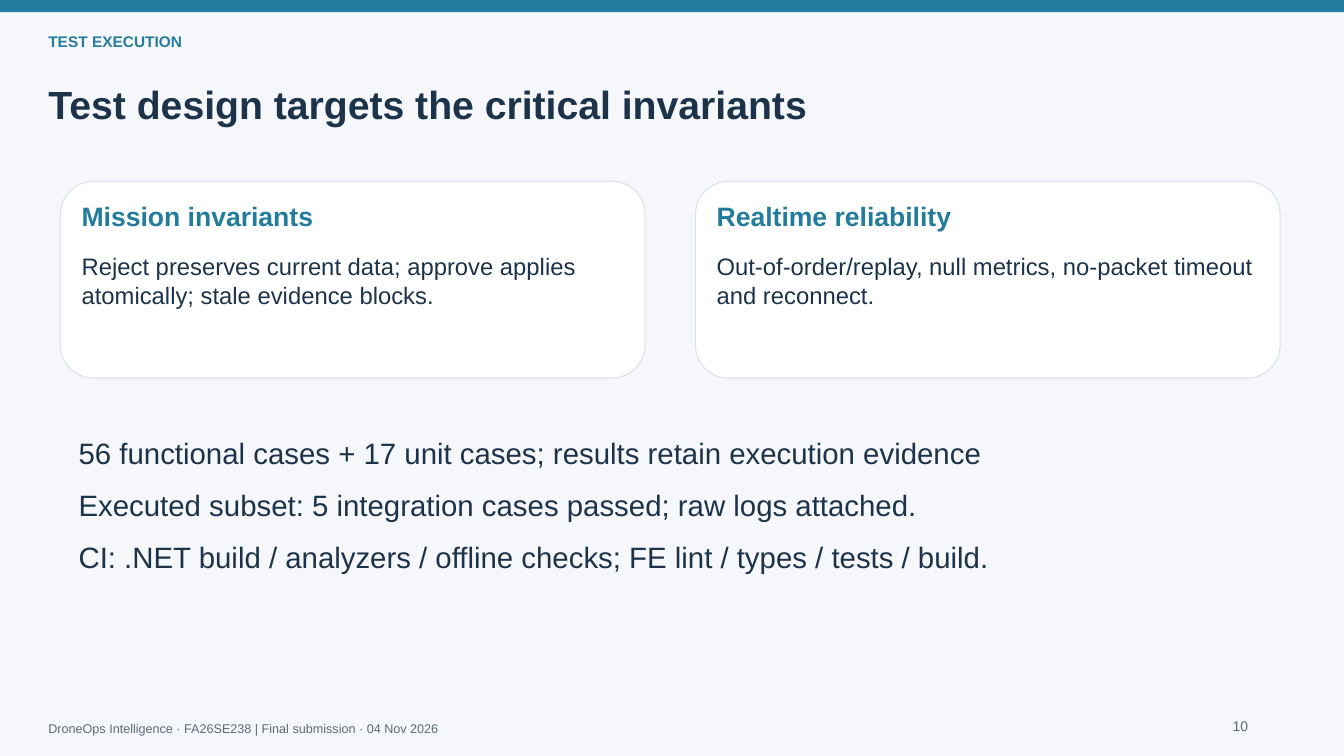
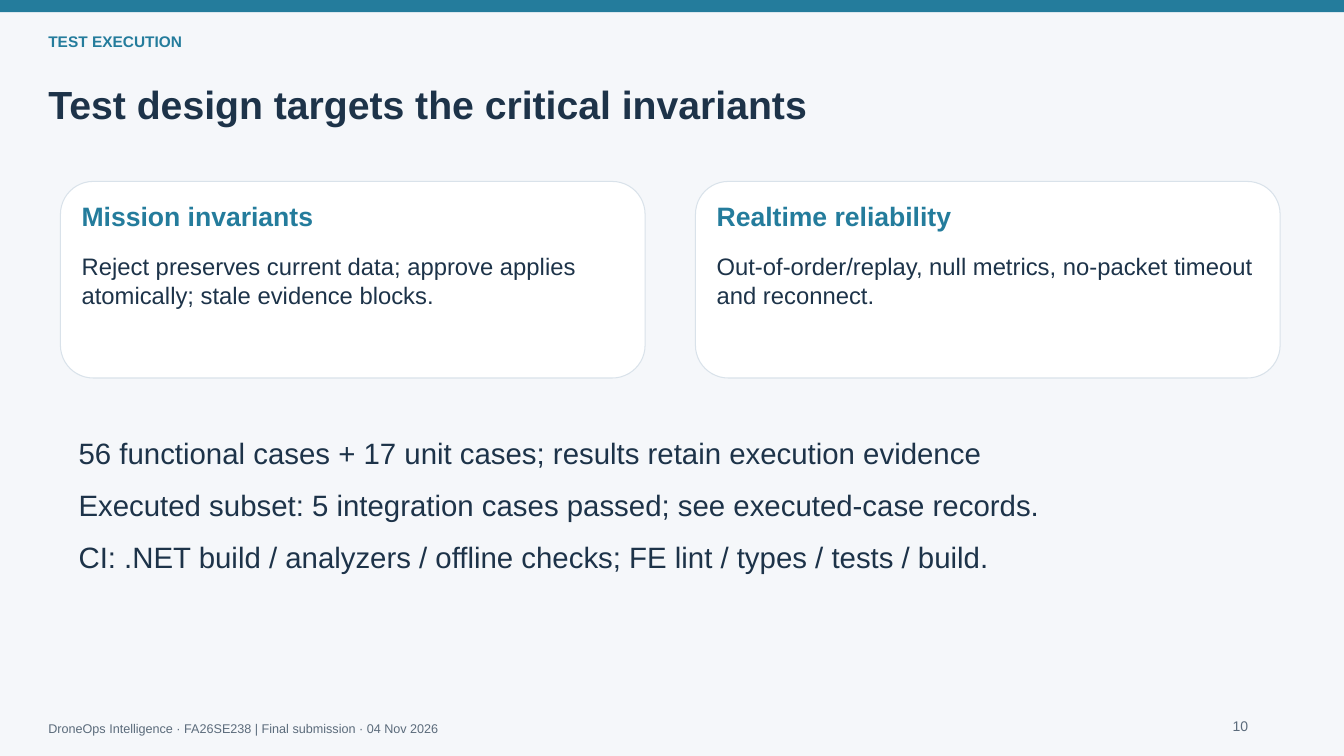
Before and after one commit to alexLe2802/DroneOps-Intelligence-, a slide deck: slide 17 of docs/slides/DroneOps_Review2.pptx. Drawn at 1344x756 pixels with LibreOffice and Linux fonts; fonts in the diff are those of the drawing. Boxes give left, top, right and bottom in pixels: in the first picture for what was removed or moved away, otherwise in the second. Text is boxed around its words. In the diff, an @@ line names an element or a change of style, - is before the commit and + after.

```diff
--- a/docs/slides/DroneOps_Review2.pptx
+++ b/docs/slides/DroneOps_Review2.pptx
@@ text at box(79, 494, 1039, 522): text changed @@
-Executed subset: 5 integration cases passed; raw logs attached.
+Executed subset: 5 integration cases passed; see executed-case records.
```
Also in this commit, not shown: 13 other files.
